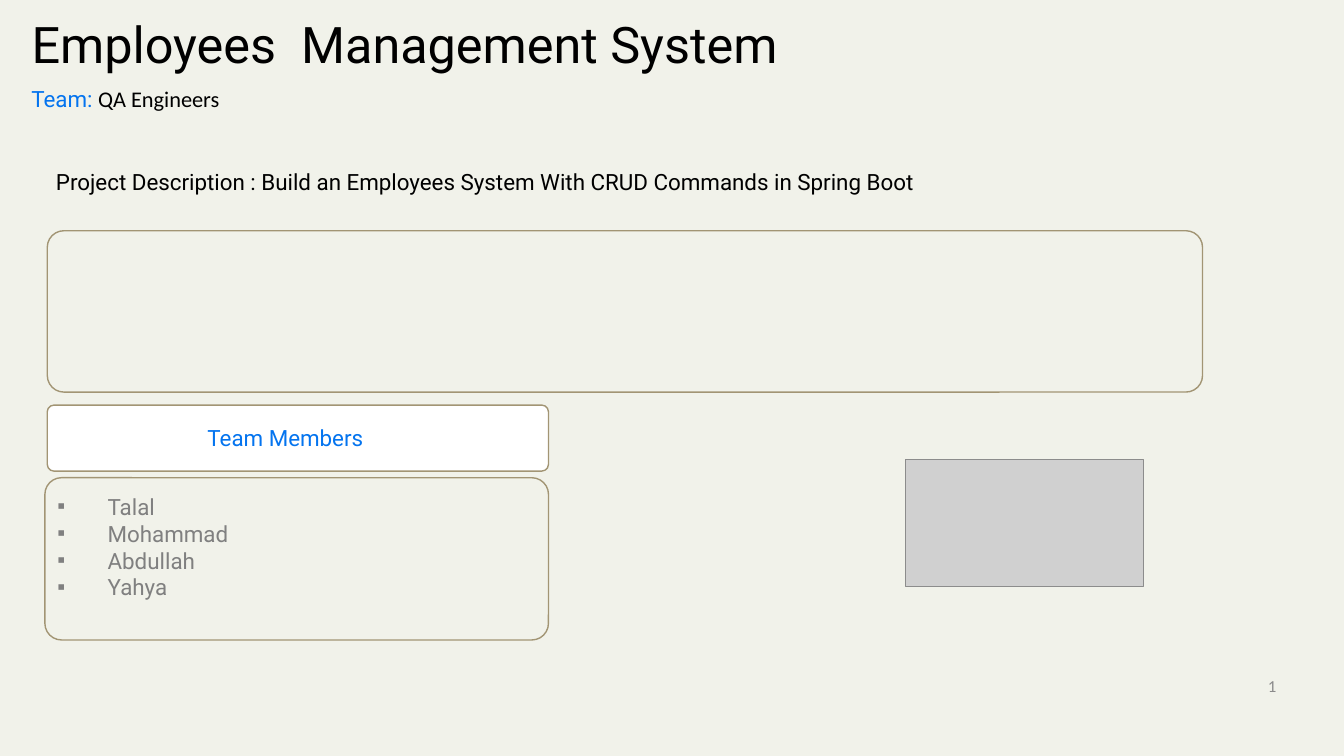
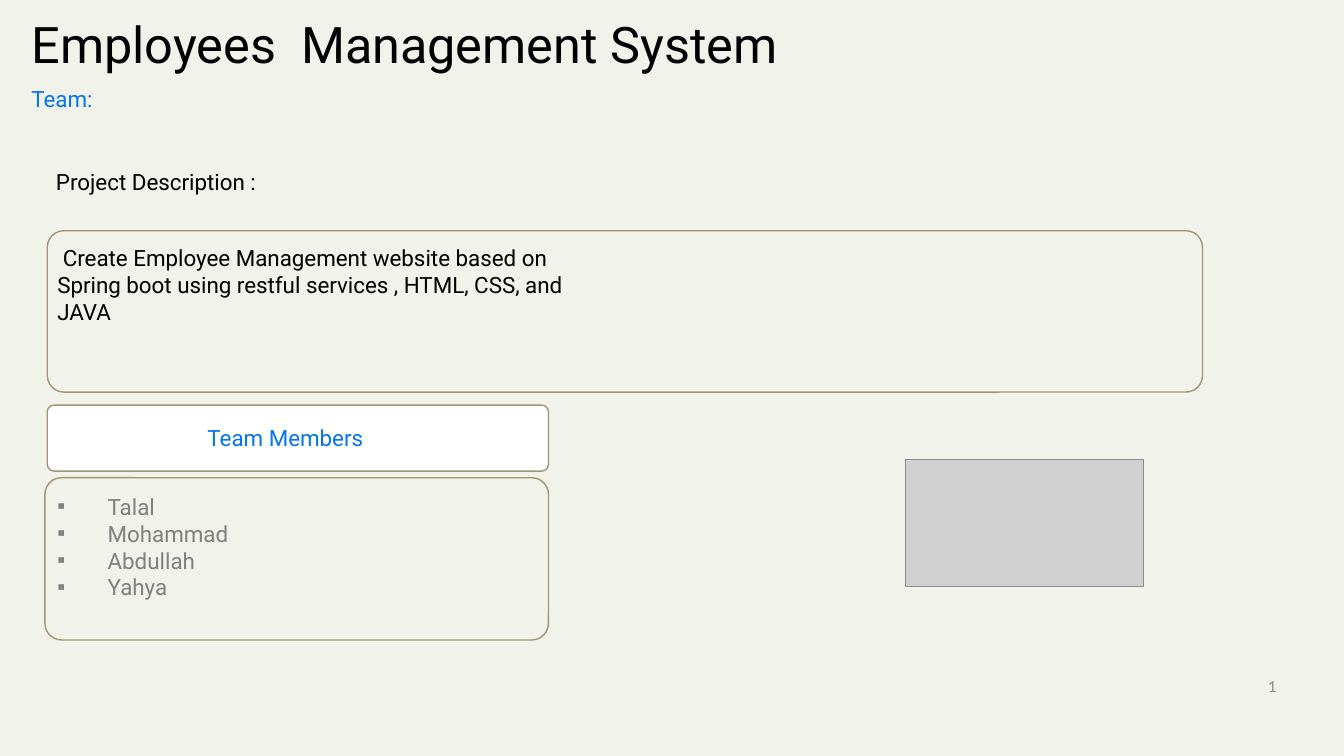
Before and after one commit to mickknutson/SITE_BOOTCAMP_QA, a slide deck: slide 1 of StudentWork/Yahya/SITE Report QA Engnieers.pptx. Drawn at 1344x756 pixels with LibreOffice and Linux fonts; fonts in the diff are those of the drawing; grey boxes stand for pictures; background and template pictures are left out. Boxes give left, top, right and bottom in pixels: in the first picture for what was removed or moved away, otherwise in the second. Text is boxed around its words. In the diff, an @@ line names an element or a change of style, - is before the commit and + after.

Commit message:
update project

```diff
--- a/StudentWork/Yahya/SITE Report QA Engnieers.pptx
+++ b/StudentWork/Yahya/SITE Report QA Engnieers.pptx
@@ text at (x1=31, y1=91, x2=92, y2=108): text changed; font Calibri to Roboto; text colour #000000 to #0474EF @@
-Team: QA Engineers
+Team:
@@ text at (x1=56, y1=174, x2=245, y2=195): text changed @@
-Project Description : Build an Employees System With CRUD Commands in Spring Boot
+Project Description :
@@ text added at (x1=57, y1=249, x2=562, y2=321), 16 pt, text #000000 @@
+Create Employee Management website based on Spring boot using restful services , HTML, CSS, and JAVA
```
Also in this commit, not shown: 5 other files.
